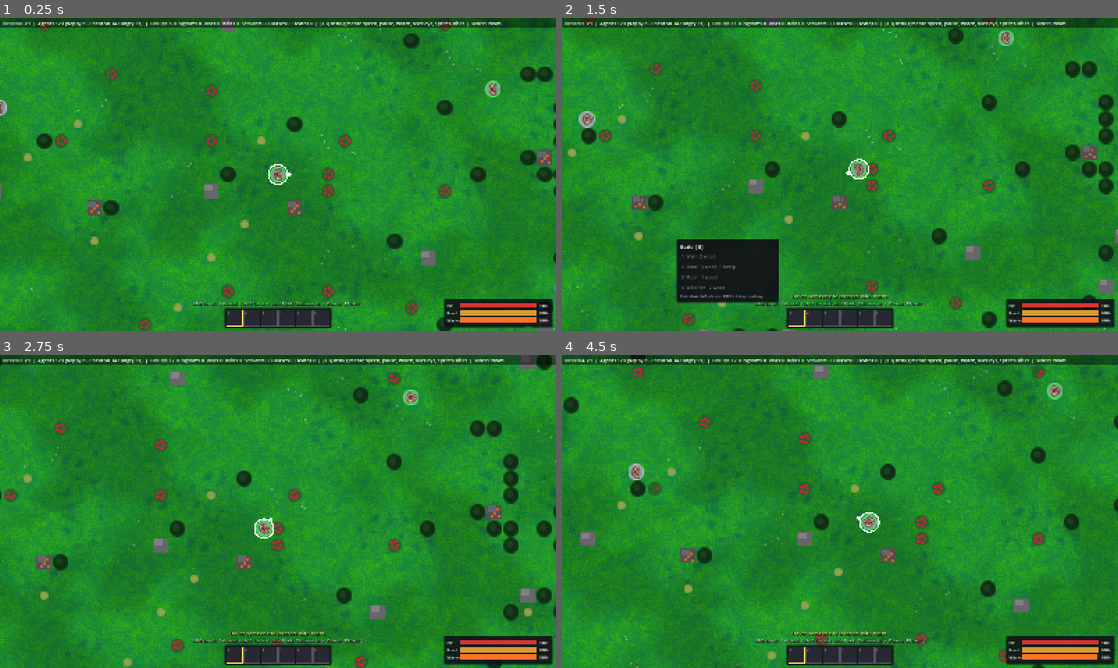
Above: before the commit, frames 1-4 (two rows, left to right).
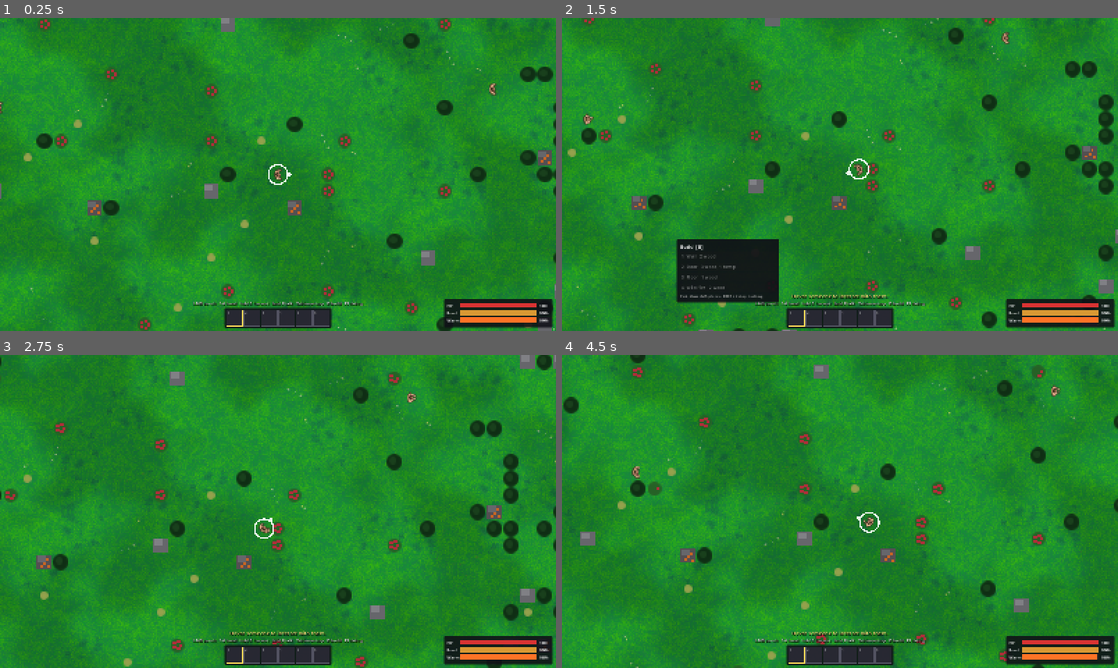
Above: after the commit, the same moments.

Repository: Blortlett/ColonySurvival
Game: Godot game, scene res://main.tscn
The game is run twice, just before and just after one commit, with the same random seed, the same clock (stepped at 60 frames per second) and the same inputs.
Inputs (mouse positions are in pixels of both pictures, inside the frame that each line leads up to):
- Up to frame 1 (0.25 s): no input
- Up to frame 2 (1.5 s): tap Enter at 0.5 s; move the mouse to (962, 158) at 0.52 s; hold D 0.53-1.25 s; hold F 0.53-1.25 s; tap B at 0.6 s; click (962, 158) at 0.67 s; tap Space at 0.77 s; drag from (728, 190) to (812, 237) at 1.27 s
- Up to frame 3 (2.75 s): move the mouse to (333, 442) at 2.02 s; hold D from 2.03 s (still down); hold F from 2.03 s (still down); tap B at 2.1 s
- Up to frame 4 (4.5 s): release D at 2.75 s; release F at 2.75 s; drag from (812, 574) to (673, 464) at 2.77 s; move the mouse to (1006, 558) at 3.52 s; hold A 3.53-4.25 s; hold F 3.53-4.25 s; tap X at 3.6 s; tap Space at 3.77 s; drag from (673, 464) to (756, 433) at 4.27 s

The runs differ from the first frame. In frame 1, 3.3% of the frame differs, in the area x 0-100%, y 0-53%; in frame 2, 3.4%, in the area x 0-100%, y 0-52%; in frame 3, 3.3%; in frame 4, 3.4%.

Commit message:
moved a bunch of UI to draw only in debug mode

Diff:
--- a/Main.gd
+++ b/Main.gd
@@ -46,6 +46,7 @@
 	_debug.camera = _camera
 	_debug.agent_layer = _agents
 	_debug.dynamic_layer = _dynamic
+	_debug.hud = _hud
 	add_child(_debug)
 	# Headless fast-forward for testing/tuning: godot --headless -- --bench=30
 	# These modes watch the sim without a player, so --bench matches the AI-only numbers.
@@ -71,7 +72,8 @@
 	_inv_ui = inv_ui
 	_hud.show_log = false # the player's feed replaces the world log (agreed)
 	_debug.player = _player
-	_feed = preload("res://ui/SocialFeed.gd").new()
+	_debug.apply_view() # playing: debug visuals off until F3
+	_feed =preload("res://ui/SocialFeed.gd").new()
 	add_child(_feed)
 	_feed.player = _player
 	_debug.feed = _feed
--- a/render/AgentLayer.gd
+++ b/render/AgentLayer.gd
@@ -38,6 +38,10 @@
 var selected_id := -1
 var player: PlayerController = null # its E-harvest drives the body's use / chop (Main sets it)
 var show_labels := false
+## Debug mode (ui/DebugMenu.gd apply_view): mood / faction discs, armour rings, fight lines,
+## leader and servant pips. Off while playing: only teammate rings and red rings on enemies
+## fighting the player or a teammate (the player's own ring and facing are PlayerLayer's).
+var debug := true
 var mode := Mode.AUTO
 var _font: Font
 
@@ -426,6 +430,8 @@
 
 ## Sprite mode, under the sprites: a faction disc with a mood rim at the feet, fight lines.
 func _draw_under() -> void:
+	if not debug:
+		return
 	var s := float(Cfg.CELL)
 	for a in World.agent_list:
 		var p := a.pos * s
@@ -455,9 +461,15 @@
 func _overlay_body() -> void:
 	var ci := _overlay
 	var s := float(Cfg.CELL)
+	if not debug:
+		_draw_team_rings(ci)
 	for a in World.agent_list:
 		var p := a.pos * s
 		if not _view.has_point(p):
+			continue
+		if not debug:
+			if a.raid_id != -1:
+				_pennant(ci, p, s)
 			continue
 		var pip := p + Vector2(s * 0.36, -s * 0.36)
 		if a.is_servant():
@@ -488,13 +500,41 @@
 			Disc.draw(self, p, s * 0.12, Color(1.0, 0.85, 0.2))
 		if a.raid_id != -1:
 			_pennant(self, p, s)
-		if a.job and a.job.kind == Job.Kind.FIGHT:
+		if debug and a.job and a.job.kind == Job.Kind.FIGHT:
 			var t: Agent = World.agents.get(a.job.target_id)
 			if t:
 				draw_line(p, t.pos * s, Color(1, 0.1, 0.1, 0.6), 1.0 * Cfg.PX)
 		if show_labels:
 			draw_string(_font, p + Vector2(-s * 2, -s * 0.6), "%s #%d" % [a.short(), a.id] if a.first_name != "" else a.short(), HORIZONTAL_ALIGNMENT_CENTER, s * 4, int(8 * Cfg.PX))
+	if not debug:
+		_draw_team_rings(self)
 	_draw_selection(self)
+
+
+const TEAM_RING := Color(0.35, 0.95, 0.45, 0.9)
+const ENEMY_RING := Color(1.0, 0.15, 0.15, 0.95)
+
+
+## Playing (not debug): an open ring round each of the player's groupmates, and a red one
+## round anyone fighting the player or a groupmate.
+func _draw_team_rings(ci: CanvasItem) -> void:
+	if player == null or not player.alive():
+		return
+	var me := player.body
+	var team: Faction = null if me.faction.solo else me.faction
+	var s := float(Cfg.CELL)
+	for a in World.agent_list:
+		if a == me:
+			continue
+		var p := a.pos * s
+		if not _view.has_point(p):
+			continue
+		if team != null and a.faction == team:
+			ci.draw_arc(p, s * 0.52, 0, TAU, 28, TEAM_RING, 1.5 * Cfg.PX)
+		elif a.job and a.job.kind == Job.Kind.FIGHT:
+			var t: Agent = World.agents.get(a.job.target_id)
+			if t and (t == me or (team != null and t.faction == team)):
+				ci.draw_arc(p, s * 0.52, 0, TAU, 28, ENEMY_RING, 2.0 * Cfg.PX)
 
 
 ## Raiders carry a small red pennant.
--- a/render/DynamicLayer.gd
+++ b/render/DynamicLayer.gd
@@ -10,7 +10,8 @@
 const GLOW := Color(1.0, 0.45, 0.08)
 const PieceLayer := preload("res://render/PieceLayer.gd")
 
-var show_zones := true
+var show_zones := true # the Z toggle; zones draw only in debug mode
+var debug := true # set by the debug menu (ui/DebugMenu.gd apply_view)
 var pieces: Node2D
 
 
--- a/render/PieceLayer.gd
+++ b/render/PieceLayer.gd
@@ -54,7 +54,7 @@
 
 func _process(dt: float) -> void:
 	_since += dt
-	var show: bool = get_parent().show_zones
+	var show: bool = get_parent().show_zones and get_parent().debug
 	World.privilege_owner(Vector2i.ZERO) # rebuild zones if dirty, so zone_version is current
 	var dirty := World.pieces_version != _pieces_seen or World.zone_version != _zones_seen or show != _show_zones_seen
 	if (dirty and _since >= REDRAW_SECS) or _since >= REFRESH_SECS:
--- a/ui/DebugMenu.gd
+++ b/ui/DebugMenu.gd
@@ -14,6 +14,7 @@
 var agent_layer: Node2D
 var dynamic_layer: Node2D
 var feed: CanvasLayer # ui/SocialFeed.gd, null without a player
+var hud: CanvasLayer # ui/Hud.gd: its top bar is debug-only
 
 var _panel: PanelContainer
 var _state: Label
@@ -81,6 +82,25 @@
 	visible = not visible
 	if player:
 		player.keys_blocked = visible
+	apply_view()
+
+
+## Debug mode is the menu being open, or no player at all (--bench / --shot / --frames
+## watch the sim). It shows the top stats bar, mood / faction discs and fight lines, leader
+## and servant pips, and the zone overlays; playing keeps only the facing marker, teammate
+## rings and red rings on enemies fighting the team.
+func debug_mode() -> bool:
+	return visible or player == null
+
+
+func apply_view() -> void:
+	var on := debug_mode()
+	if agent_layer:
+		agent_layer.debug = on
+	if dynamic_layer:
+		dynamic_layer.debug = on
+	if hud:
+		hud.debug = on
 
 
 ## Speed-up is allowed with no player or in watch mode. Not while dead: the sim runs at 1x
--- a/ui/Hud.gd
+++ b/ui/Hud.gd
@@ -9,8 +9,11 @@
 ## The whole-world event log, bottom left. Off while playing (agreed): the player's own
 ## feed (ui/SocialFeed.gd) takes its place. The watch-only modes (--bench, --shot) keep it.
 var show_log := true
+## Debug mode (F3 menu open, or no player): the top stats bar shows only then.
+var debug := true
 
 var _top: Label
+var _top_bg: ColorRect
 var _log: Label
 var _inspector: PanelContainer
 var _insp_label: Label
@@ -25,6 +28,7 @@
 	bg.size = Vector2(4000, 28)
 	add_child(bg)
 	move_child(bg, 0)
+	_top_bg = bg
 
 	_log = _label(Vector2(8, 0), 12)
 	_log.anchor_top = 1.0
@@ -72,6 +76,18 @@
 	if _refresh > 0.0:
 		return
 	_refresh = 0.2
+	_top.visible = debug
+	_top_bg.visible = debug
+	_log.visible = show_log
+	if show_log:
+		var lines := EventBus.lines.slice(max(0, EventBus.lines.size() - 12))
+		_log.text = "\n".join(lines)
+	_update_inspector()
+	if debug:
+		_update_top()
+
+
+func _update_top() -> void:
 	var happy := 0
 	var neutral := 0
 	var angry := 0
@@ -90,11 +106,6 @@
 	_top.text = "%s  %s  |  Agents %d (happy %d / neutral %d / angry %d)  |  Groups %d  Kingdoms %d  Wars %d  Raids %d  Servants %d  Houses %d  Deaths %d  |  [F3] debug menu: speed, pause, watch, overlays, sprites/discs  |  Wheel zoom" % [
 		SimClock.time_string(), "PAUSED" if SimClock.paused else "x%d" % int(SimClock.speed),
 		World.agent_list.size(), happy, neutral, angry, Factions.real_count(), World.kingdoms.size(), Wars.wars.size(), Raids.active.size(), servants, houses, World.deaths]
-	_log.visible = show_log
-	if show_log:
-		var lines := EventBus.lines.slice(max(0, EventBus.lines.size() - 12))
-		_log.text = "\n".join(lines)
-	_update_inspector()
 
 
 func _update_inspector() -> void:
